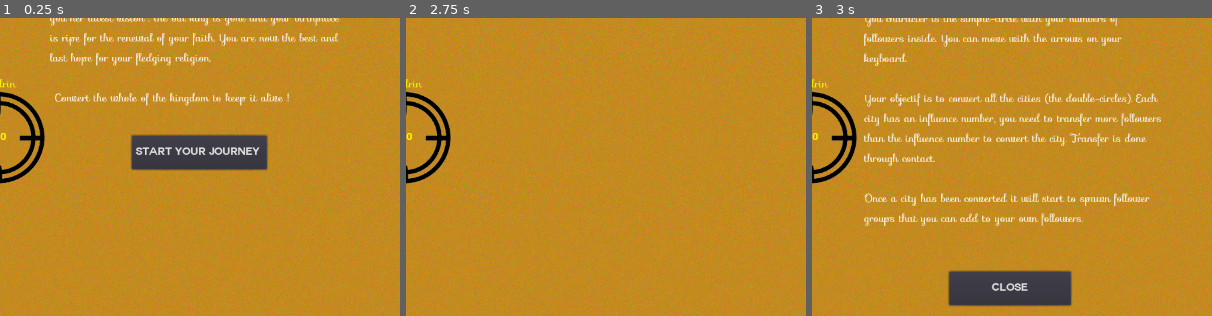
Above: before the commit, frames 1-3 (left to right).
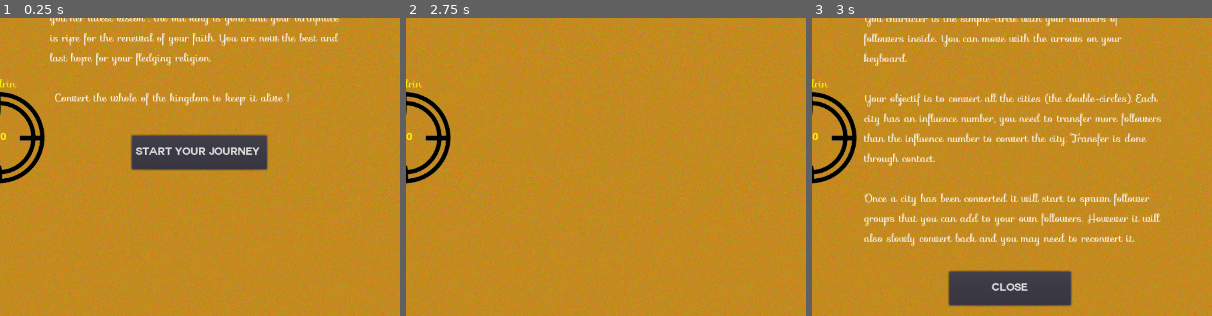
Above: after the commit, the same moments.

Repository: ixio/theogenesis
Game: Godot game, scene res://app/Main.tscn
Two runs of this game, one before a commit and one after it. Both use one fixed random seed, a clock stepped at 60 frames per second and the inputs below.
Inputs:
- Up to frame 1 (0.25 s): no input
- Up to frame 2 (2.75 s): click "Start your journey !" at 0.5 s; click "Music - Stop" at 1.25 s; click "Music - Start" at 2 s
- Up to frame 3 (3 s): click "Help" at 2.75 s
The pictures show only the part of the screen within x 26-76%, y 45-95%; the shares and areas given below are measured in that part.

Frames 1-2 are identical in both runs. In frame 3, 1.1% of the frame differs, in the area x 13-88%, y 65-77%.

Commit message:
Add reconversion mechanism

Diff:
--- a/app/City.gd
+++ b/app/City.gd
@@ -3,6 +3,7 @@
 signal converted
 
 export var influence = 400
+export var reconvert_rate = 15
 var curr_influence
 var converted = false
 
@@ -13,7 +14,9 @@
 
 func _converted():
     converted = true
-    $InfluenceLabel.text = "Convert City"
+    $NameLabel.set("custom_colors/font_color", Color("#010acc"))
+    $InfluenceLabel.set("custom_colors/font_color", Color("#010acc"))
+    $InfluenceLabel.text = curr_influence as String
     emit_signal("converted")
 
 func entered(followers):
@@ -21,7 +24,22 @@
     if not(converted):
         curr_influence -= followers
         if curr_influence < 0:
+            curr_influence *= -1
             _converted()
         else:
             $InfluenceLabel.text = curr_influence as String
     return ret
+
+func _on_ReconvertTimer_timeout():
+    if converted:
+        curr_influence -= reconvert_rate
+        if curr_influence  < 0:
+            curr_influence  = 0
+            converted = false
+            $NameLabel.set("custom_colors/font_color", Color("#fefa00"))
+            $InfluenceLabel.set("custom_colors/font_color", Color("#fefa00"))
+    else:
+        if curr_influence < influence:
+            curr_influence += reconvert_rate
+            curr_influence = min(curr_influence, influence)
+    $InfluenceLabel.text = curr_influence as String
--- a/app/City.tscn
+++ b/app/City.tscn
@@ -58,3 +58,8 @@
 __meta__ = {
 "_edit_use_anchors_": false
 }
+
+[node name="ReconvertTimer" type="Timer" parent="."]
+wait_time = 5.0
+autostart = true
+[connection signal="timeout" from="ReconvertTimer" to="." method="_on_ReconvertTimer_timeout"]
--- a/app/Menu.tscn
+++ b/app/Menu.tscn
@@ -138,7 +138,7 @@
 
 Your objectif is to convert all the cities (the double-circles). Each city has an influence number, you need to transfer more followers than the influence number to convert the city. Transfer is done through contact.
 
-Once a city has been converted it will start to spawn follower groups that you can add to your own followers."
+Once a city has been converted it will start to spawn follower groups that you can add to your own followers. However it will also slowly convert back and you may need to reconvert it."
 autowrap = true
 __meta__ = {
 "_edit_use_anchors_": false
